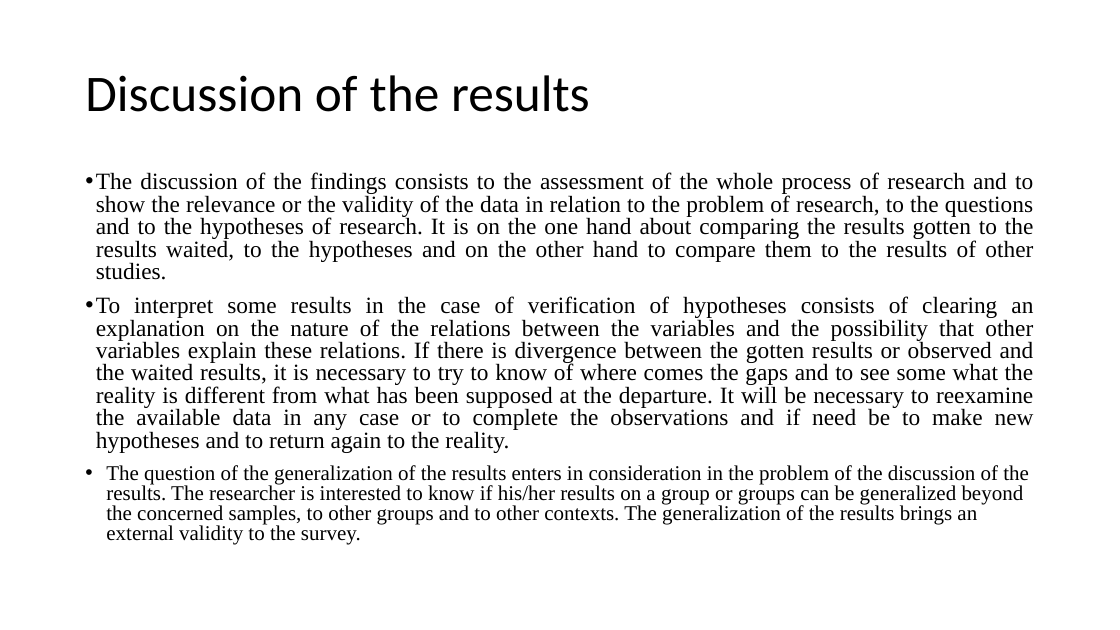
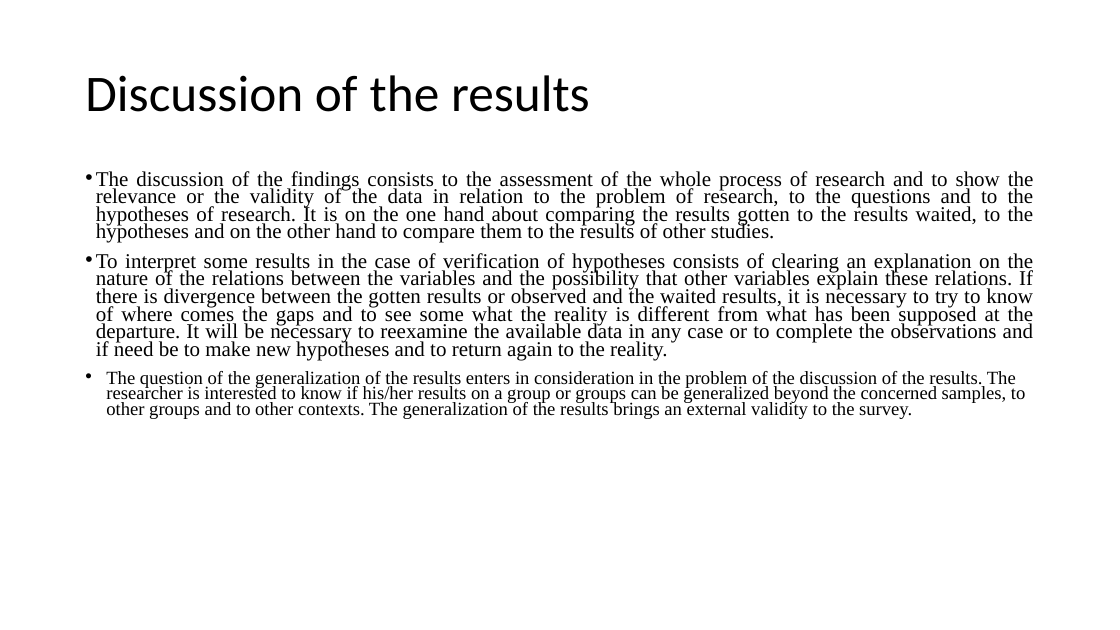
Before and after one commit to mutanganajoseph/Documents, a slide deck: slide 24 of auca/sem-1/edrom-8113-study-research/8 Scientific Research Method.pptx. Drawn at 1120x630 pixels with LibreOffice and Linux fonts; fonts in the diff are those of the drawing. Boxes give left, top, right and bottom in pixels: in the first picture for what was removed or moved away, otherwise in the second. Text is boxed around its words. In the diff, an @@ line names an element or a change of style, - is before the commit and + after.

```diff
--- a/auca/sem-1/edrom-8113-study-research/8 Scientific Research Method.pptx
+++ b/auca/sem-1/edrom-8113-study-research/8 Scientific Research Method.pptx
@@ text "The discussion of the findings ..." at (96,171,1034,419): size 20 to 18 pt in "The discussion of the findings consists to ...", "To interpret some results in the case ..."; size 18 to 16 pt in "The question of the generalization of the ..."; line spacing 0.8 to 0.7 @@
```
Also in this commit, not shown: 1 other slide changed, 9 other files.
